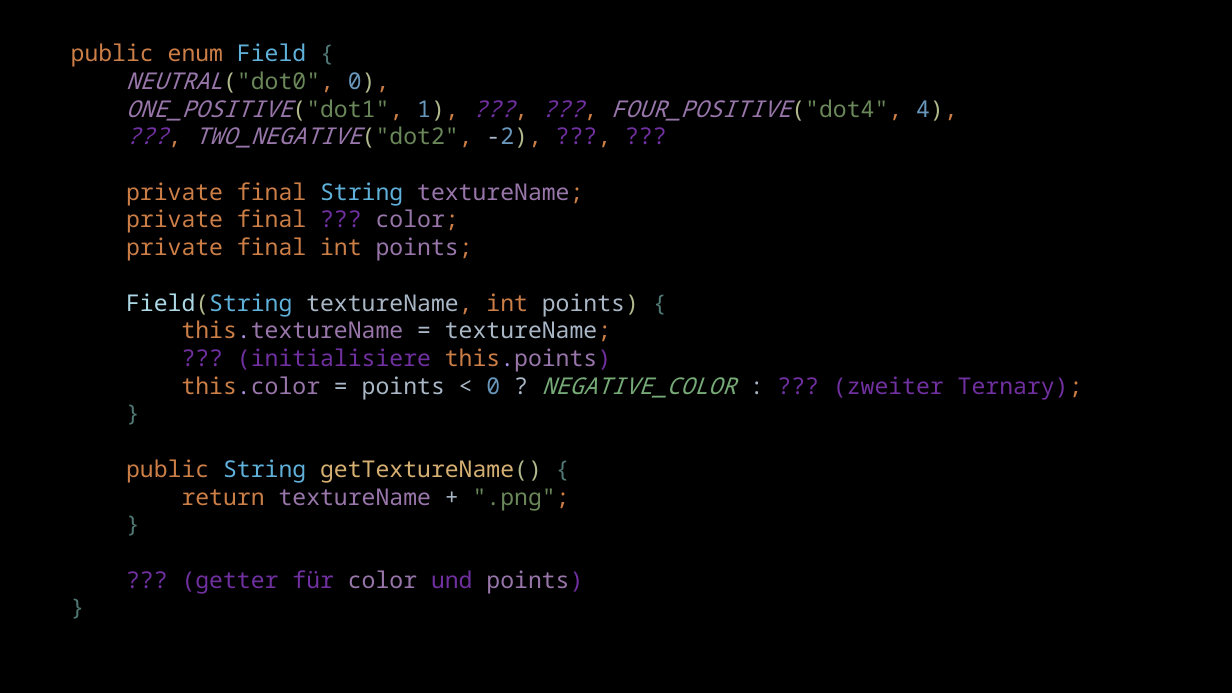
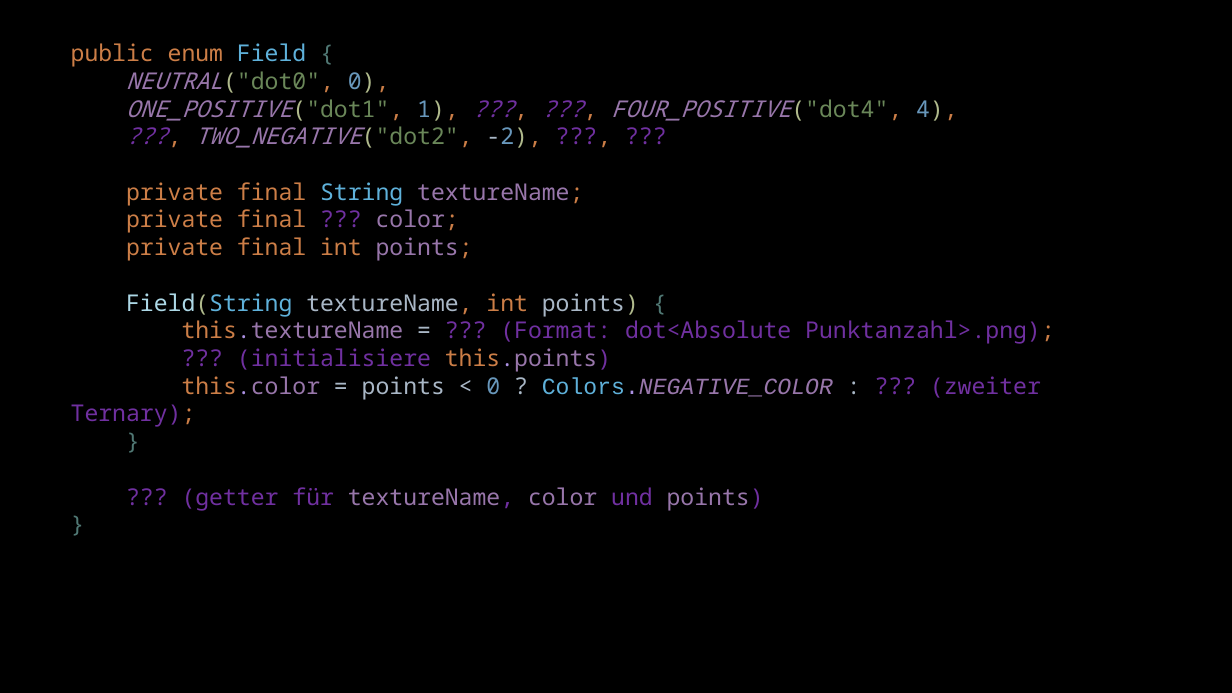
Before and after one commit to Cactusroot/Java, a slide deck: slide 4 of src/Sonstiges.pptx. Drawn at 1232x693 pixels with LibreOffice and Linux fonts; fonts in the diff are those of the drawing. Boxes give left, top, right and bottom in pixels: in the first picture for what was removed or moved away, otherwise in the second. Text is boxed around its words. In the diff, an @@ line names an element or a change of style, - is before the commit and + after.

```diff
--- a/src/Sonstiges.pptx
+++ b/src/Sonstiges.pptx
@@ text at (71, 43, 1054, 510): text changed @@
-public enum Field {
-NEUTRAL("dot0", 0),
-ONE_POSITIVE("dot1", 1), ???, ???, FOUR_POSITIVE("dot4", 4),
-???, TWO_NEGATIVE("dot2", -2), ???, ???
-private final String textureName;
-private final ??? color;
-private final int points;
-Field(String textureName, int points) {
-this.textureName = textureName;
-??? (initialisiere this.points)
-this.color = points < 0 ? NEGATIVE_COLOR : ??? (zweiter Ternary);
-}
-public String getTextureName() {
-return textureName + ".png";
-}
-??? (getter für color und points)
-}
+public enum Field {
+NEUTRAL("dot0", 0),
+ONE_POSITIVE("dot1", 1), ???, ???, FOUR_POSITIVE("dot4", 4),
+???, TWO_NEGATIVE("dot2", -2), ???, ???
+private final String textureName;
+private final ??? color;
+private final int points;
+Field(String textureName, int points) {
+this.textureName = ??? (Format: dot<Absolute Punktanzahl>.png);
+??? (initialisiere this.points)
+this.color = points < 0 ? Colors.NEGATIVE_COLOR : ??? (zweiter Ternary);
+}
+??? (getter für textureName, color und points)
+}
```
Also in this commit, not shown: 1 other slide changed, 17 other files.
